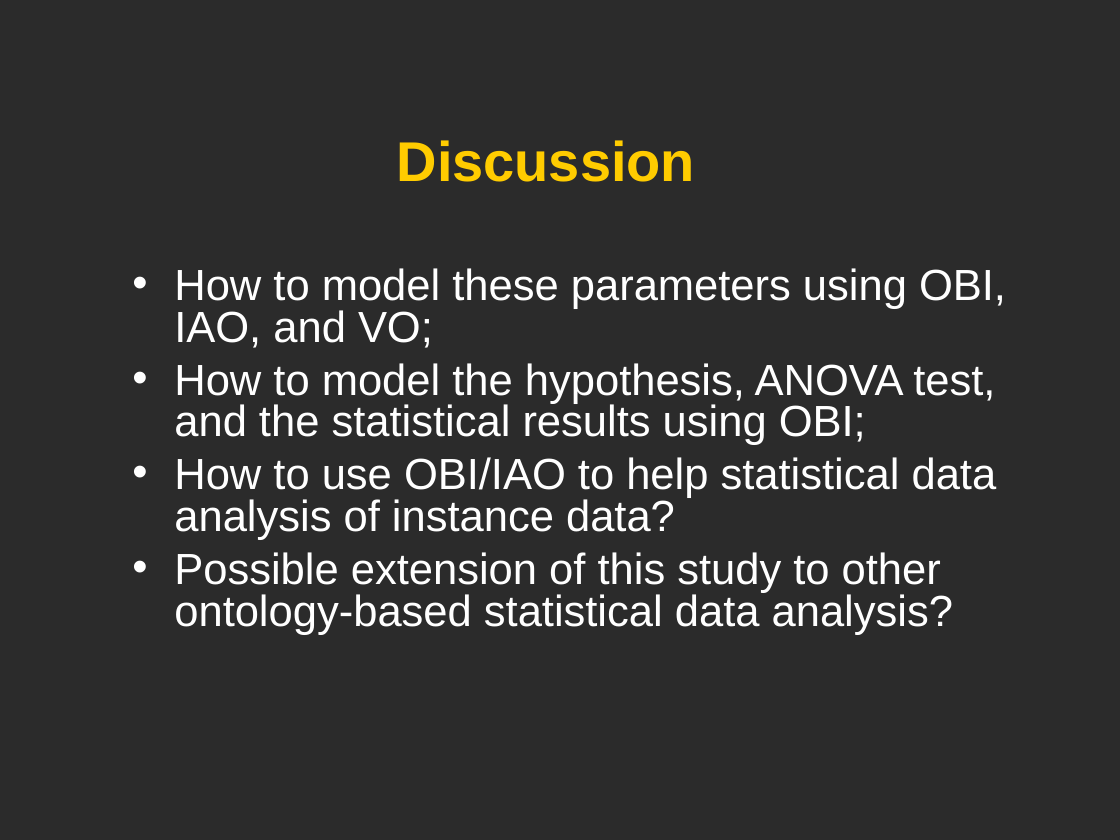
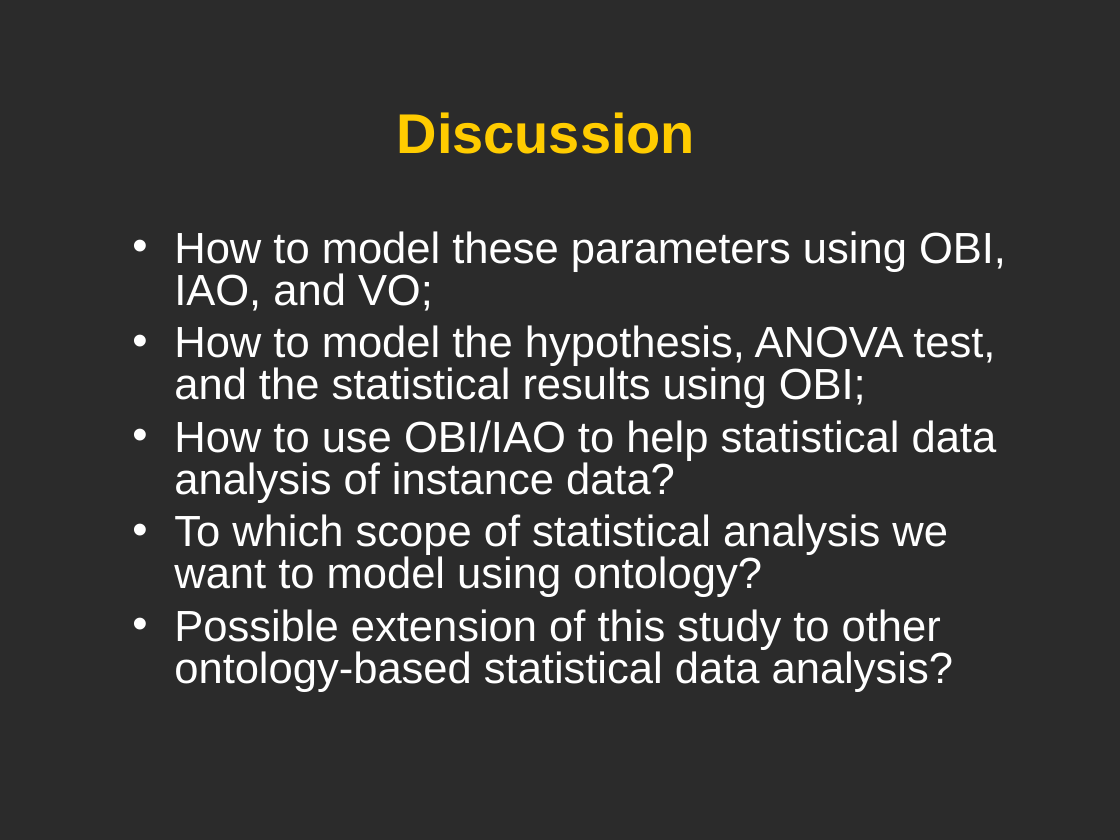
Before and after one commit to obi-ontology/obi-legacy-svn, a slide deck: slide 22 of trunk/docs/developer/use cases/Vaccine_usercase_Vancouver2010.ppt (slide 18 before the commit). Drawn at 1120x840 pixels with LibreOffice and Linux fonts; fonts in the diff are those of the drawing; background and template pictures are left out; a plain dark background stands for a picture behind light text. Boxes give left, top, right and bottom in pixels: in the first picture for what was removed or moved away, otherwise in the second. Text is boxed around its words. In the diff, an @@ line names an element or a change of style, - is before the commit and + after.

Commit message:
Updated based on today's VO call discussions. --Oliver

```diff
--- a/trunk/docs/developer/use cases/Vaccine_usercase_Vancouver2010.ppt
+++ b/trunk/docs/developer/use cases/Vaccine_usercase_Vancouver2010.ppt
@@ title "Discussion": place and size @@
-title "Discussion" at (397, 140, 695, 182)
+title "Discussion" at (397, 112, 695, 154)
@@ text "How to model these parameters ...": place and size @@
-text "How to model these parameters ..." at (174, 268, 1006, 635)
+text "How to model these parameters ..." at (174, 231, 1006, 692)
@@ text at (174, 514, 948, 597): paragraph added @@
+• To which scope of statistical analysis we want to model using ontology?
```
Also in this commit, not shown: 2 other slides changed, 5 slides added, 1 slide removed.
